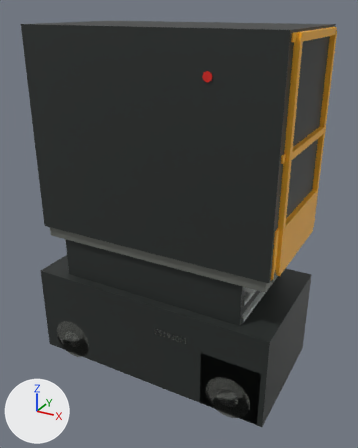
Before and after pictures for a commit that changed the glTF model assets/models/es1930m.glb.
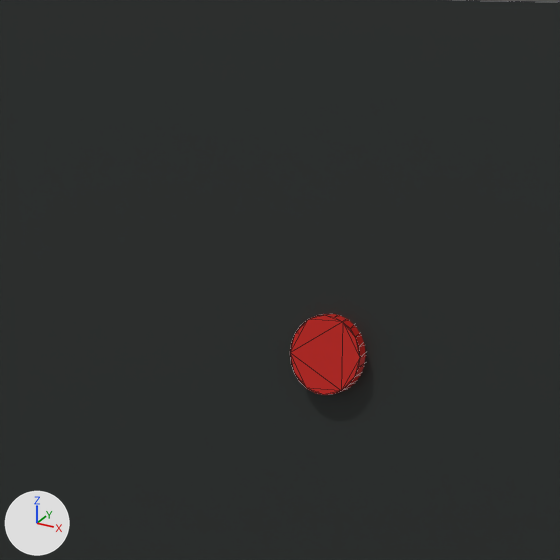
The first picture shows the older version from a camera (50 mm lens) standing at (1.31, -2.33, 2.07) and looking at (0.04, -0.02, 0.92). The close-ups show the older and then the newer version on the part from 46% to 67% of the width and 6% to 23% of the height of that picture. Only the edits that show in the close-ups are written down. The lights are fixed; the arrows at lower left show +X, +Y and +Z. The close-ups show mesh edges as thin lines. Where no turn or scale is listed for an object, it has been applied to the vertices.

In view in the first close-up: 'PlatformEmergencyStop', 'Platform_Hit'.
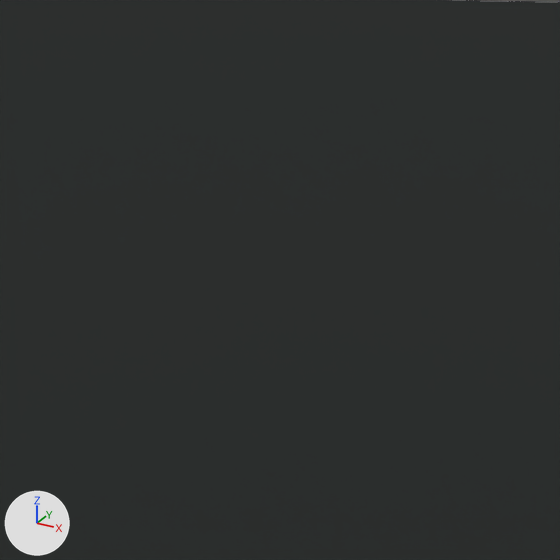
Changed parts and their boxes (x1, y1, x2, y2) in the close-ups (560 x 560 px):
'PlatformEmergencyStop', no longer drawn (red): before (290, 314, 366, 395)

What the commit changed:
Object 'PlatformEmergencyStop' (ob_platformemergencystop) now shows nothing instead of me_cylinder_054.
Object 'PlatformEmergencyStop' (ob_platformemergencystop) turns from (90, 0, 0) to (0, 0, 0) degrees about x, y and z.
Object 'PlatformEmergencyStop' (ob_platformemergencystop) moves from (0.37, -0.365, 1.8) to (0.0, 0.0, 0.0).
